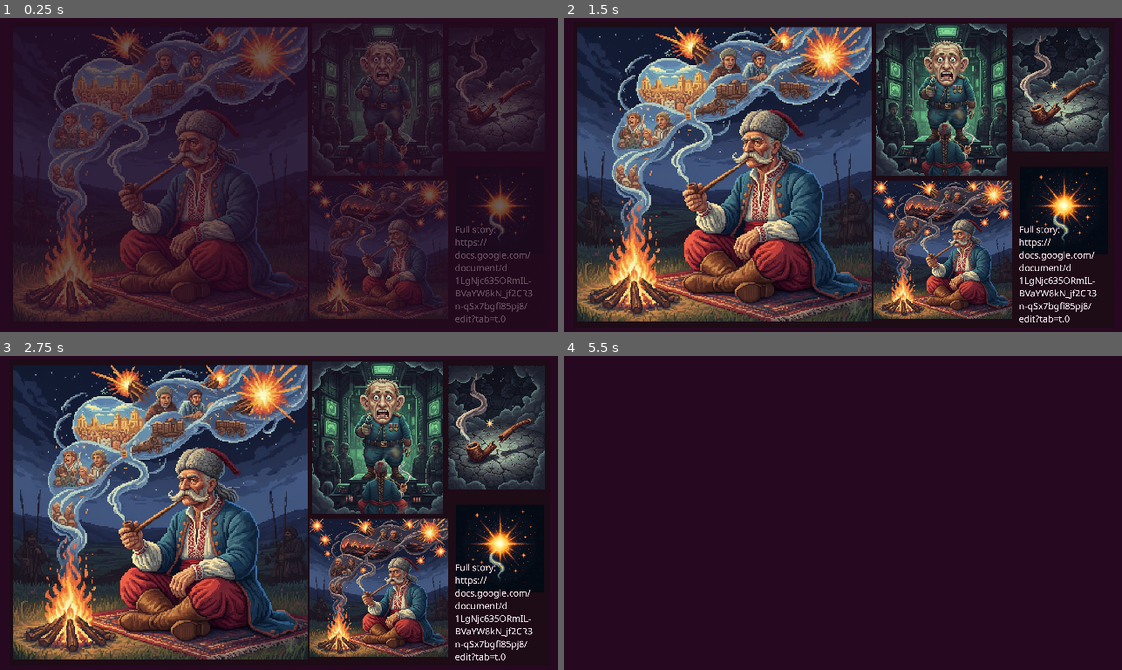
Above: before the commit, frames 1-4 (two rows, left to right).
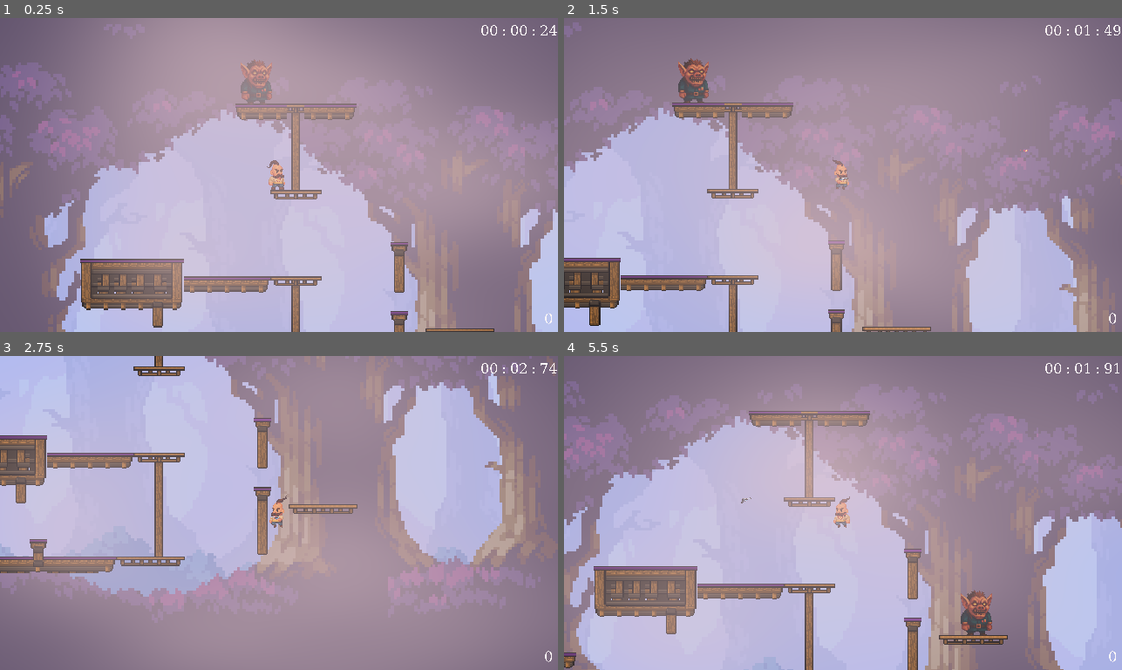
Above: after the commit, the same moments.

Repository: erotourtes/veliyduh
Game: Godot game, scene res://scenes/game.tscn
Two runs of this game, one before a commit and one after it. Both use one fixed random seed, a clock stepped at 60 frames per second and the inputs below. Before the commit the project starts from res://scenes/intro/intro.tscn.
Inputs (mouse positions are in pixels of both pictures, inside the frame that each line leads up to):
- Up to frame 1 (0.25 s): no input
- Up to frame 2 (1.5 s): hold J (pick) 0.53-1.28 s; hold D (right) from 0.53 s (still down); tap Space (jump) at 0.77 s; tap O (fire) at 1.35 s
- Up to frame 3 (2.75 s): tap Space (jump) at 1.52 s; tap J (pick) at 1.55 s; release D (right) at 2.03 s; hold A (left) from 2.03 s (still down); hold J (pick) from 2.03 s (still down)
- Up to frame 4 (5.5 s): release A (left) at 2.78 s; release J (pick) at 2.78 s; hold D (right) 2.78-3.5 s; tap J (pick) at 2.85, 4.55, 5.1 s; tap Space (jump) at 3.02, 4.52, 5.27 s; click (848, 538) at 3.5 s, where only the run after the commit has a clickable "Retry"; hold D (right) 4.28-5.03 s; hold O (fire) 4.28-5.03 s; hold A (left) from 5.03 s (still down)

The runs differ from the first frame. In frame 1, 100% of the frame differs, in the area x 0-100%, y 0-100%; in frame 2, 99%; in frame 3, 100%; in frame 4, 100%.

Commit message:
feat: add ammo

Diff:
--- a/project.godot
+++ b/project.godot
@@ -11,7 +11,7 @@
 [application]
 
 config/name="Game1"
-run/main_scene="uid://ttj3p2qyr6ac"
+run/main_scene="uid://b783vko3i68tg"
 config/features=PackedStringArray("4.5", "Forward Plus")
 boot_splash/bg_color=Color(0.14901961, 0.03529412, 0.1254902, 1)
 boot_splash/show_image=false
--- a/scenes/characters/main_player/main_player.gd
+++ b/scenes/characters/main_player/main_player.gd
@@ -92,11 +92,12 @@
 
 func handlePick():
 	if weapon != null:
-		for child in weaponNode.get_children():
-			weaponNode.remove_child(child)
-
-		weapon.desintegrate()
+		var curWeapon = weapon
 		weapon = null
+		weaponNode.remove_child(curWeapon)
+		bulletContainer.add_child(curWeapon)
+		curWeapon.global_position = global_position
+		curWeapon.activate_physics_for_throw(Vector2(playerDirection, 0.0), velocity)
 		return
 
 	var scene = Magnum.SCENE.instantiate()
--- a/scenes/characters/main_player/main_player.tscn
+++ b/scenes/characters/main_player/main_player.tscn
@@ -1382,7 +1382,6 @@
 position = Vector2(0, -183)
 sprite_frames = SubResource("SpriteFrames_gv8u8")
 animation = &"moving_body"
-frame = 2
 
 [node name="AnimationPlayer" type="AnimationPlayer" parent="visuals/body"]
 root_node = NodePath("../../..")
@@ -1404,7 +1403,6 @@
 [node name="hand" type="AnimatedSprite2D" parent="visuals/hand_anchor"]
 sprite_frames = SubResource("SpriteFrames_hafb0")
 animation = &"idle_body_idle_hand"
-frame = 2
 metadata/_edit_lock_ = true
 
 [node name="AnimationPlayer" type="AnimationPlayer" parent="."]
--- a/scenes/game.tscn
+++ b/scenes/game.tscn
@@ -362,31 +362,34 @@
 [node name="smoke" type="ColorRect" parent="main_player/Control"]
 material = SubResource("ShaderMaterial_ir15t")
 layout_mode = 0
-offset_left = -2103.0
-offset_top = -4183.0
-offset_right = 4280.0
-offset_bottom = -605.0
+offset_left = -2337.0
+offset_top = -4405.0
+offset_right = 4556.0
+offset_bottom = -254.0
 color = Color(1, 1, 1, 0)
+metadata/_edit_lock_ = true
 
 [node name="blur" type="ColorRect" parent="main_player/Control"]
 visible = false
 material = SubResource("ShaderMaterial_ssvqc")
 layout_mode = 0
-offset_left = -2128.0
-offset_top = -4128.0
-offset_right = 4255.0
-offset_bottom = -550.0
+offset_left = -2280.0
+offset_top = -4289.0
+offset_right = 4470.0
+offset_bottom = -425.0
 color = Color(1, 1, 1, 0)
+metadata/_edit_lock_ = true
 
 [node name="woble" type="ColorRect" parent="main_player/Control"]
 visible = false
 material = SubResource("ShaderMaterial_rysoc")
 layout_mode = 0
-offset_left = -2112.0
-offset_top = -4122.0
-offset_right = 4271.0
-offset_bottom = -544.0
+offset_left = -2479.0
+offset_top = -4436.0
+offset_right = 4503.0
+offset_bottom = -222.0
 color = Color(1, 1, 1, 0)
+metadata/_edit_lock_ = true
 
 [node name="score" parent="main_player/Control" instance=ExtResource("13_trtic")]
 visible = false
--- a/scenes/guns/base_weapon.gd
+++ b/scenes/guns/base_weapon.gd
@@ -3,7 +3,10 @@
 
 var player: MainPlayer
 var bulletContainer: Node
-
+var is_active: bool = false # To control if it processes physics
+@export var throw_speed: float = 3200.0
+@export var throw_initial_up_force: float = 1200.0
+@export var despawn_time_after_throw: float = 5.0
 
 func pick(player):
 	self.player = player
@@ -25,3 +28,29 @@
 
 func desintegrate():
 	queue_free()
+
+func _physics_process(delta: float):
+	if not is_active:
+		return # Only process if active
+
+	# Apply gravity
+	velocity.y += 12000.0 * delta
+
+
+	velocity.x -= sign(velocity.x) * lerp(0.0, abs(velocity.x), 0.4) * delta
+
+	# Move and slide
+	move_and_slide()
+
+	# Optional: Rotate the gun visually while thrown
+	# if velocity.length_squared() > 10.0:
+	#     rotation += sign(velocity.x) * 0.1 * delta * 60.0
+
+func activate_physics_for_throw(initial_direction: Vector2, additional_velocity: Vector2):
+	is_active = true
+	set_physics_process(true)
+	velocity = initial_direction.normalized() * throw_speed
+	velocity += additional_velocity
+	velocity.y -= throw_initial_up_force # Add an upward arc
+
+	get_tree().create_timer(despawn_time_after_throw).timeout.connect(desintegrate)
--- a/scenes/guns/magnum/magnum.gd
+++ b/scenes/guns/magnum/magnum.gd
@@ -6,8 +6,10 @@
 
 @onready var muzzle: Marker2D = $muzzle
 @onready var audio_stream_player: AudioStreamPlayer = $AudioStreamPlayer
+@onready var no_ammo: AudioStreamPlayer2D = $no_ammo
 
 var isFiring := false
+var ammoAmount := 20
 
 const HAND_ALIGNMENT = Vector2(
 	-20,
@@ -27,7 +29,13 @@
 	return HAND_ALIGNMENT
 
 func start_firing():
+	if ammoAmount <= 0:
+		no_ammo.play()
+		return
+
 	isFiring = true
+	ammoAmount -= 1
+
 	var recoilForce = Vector2(RECOIL_FORCE)
 	recoilForce.x *= player.playerDirection
 	player.recoilForce = recoilForce
--- a/scenes/guns/magnum/magnum.tscn
+++ b/scenes/guns/magnum/magnum.tscn
@@ -1,8 +1,9 @@
-[gd_scene load_steps=4 format=3 uid="uid://b5b6db7p2220i"]
+[gd_scene load_steps=5 format=3 uid="uid://b5b6db7p2220i"]
 
 [ext_resource type="Script" uid="uid://c83dt6y8g4sn5" path="res://scenes/guns/magnum/magnum.gd" id="1_7pms1"]
 [ext_resource type="Texture2D" uid="uid://ciy0yfo1anwl8" path="res://assets/sprites/guns/magnum.png" id="1_dfgxd"]
 [ext_resource type="AudioStream" uid="uid://c87kuxg6dhlla" path="res://assets/audio/sounds/magnum.wav" id="3_niotu"]
+[ext_resource type="AudioStream" uid="uid://byr6nbdelqt3e" path="res://assets/audio/sounds/snubbyLoad.wav" id="4_6va80"]
 
 [node name="CharacterBody2D" type="CharacterBody2D"]
 collision_layer = 4
@@ -21,3 +22,7 @@
 [node name="AudioStreamPlayer" type="AudioStreamPlayer" parent="."]
 stream = ExtResource("3_niotu")
 volume_db = -27.276
+
+[node name="no_ammo" type="AudioStreamPlayer2D" parent="."]
+stream = ExtResource("4_6va80")
+volume_db = -18.778
Not shown, added: assets/audio/sounds/snubbyLoad.wav.import
Not shown, added: assets/audio/sounds/snubbyLoad.wav
